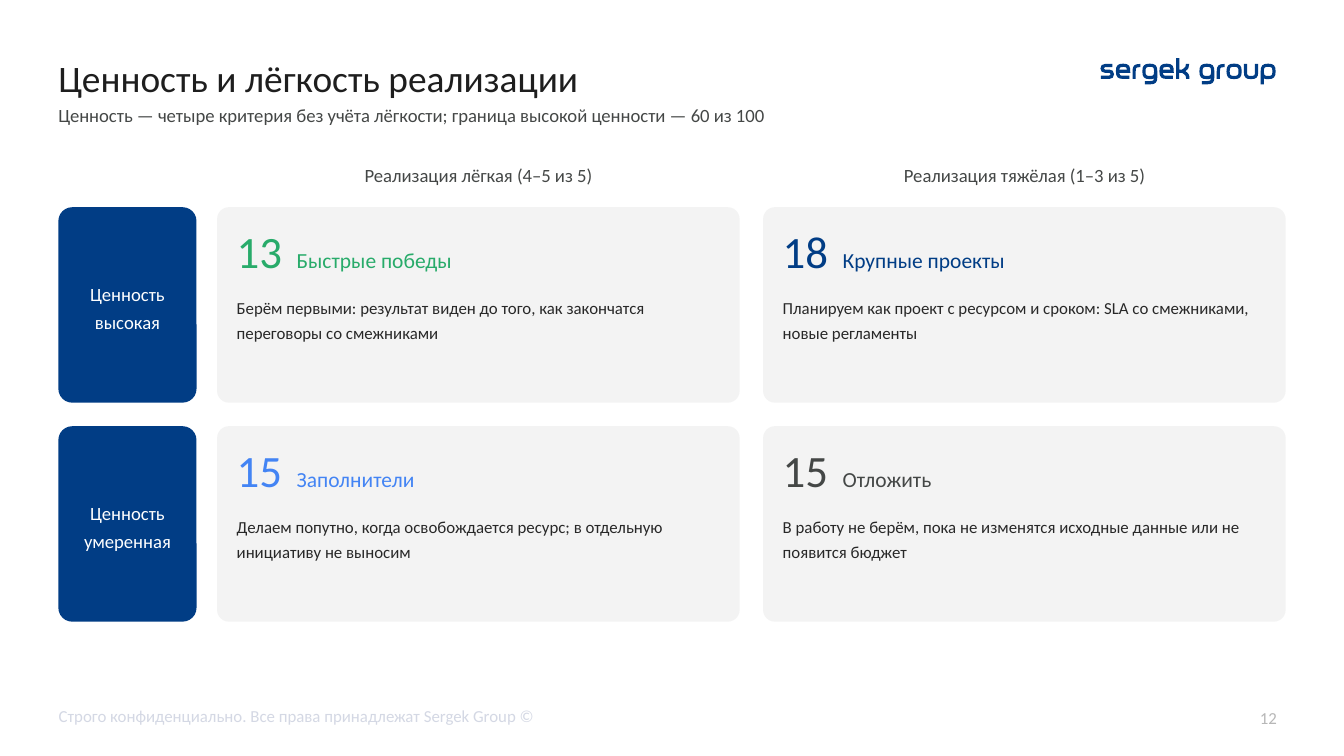
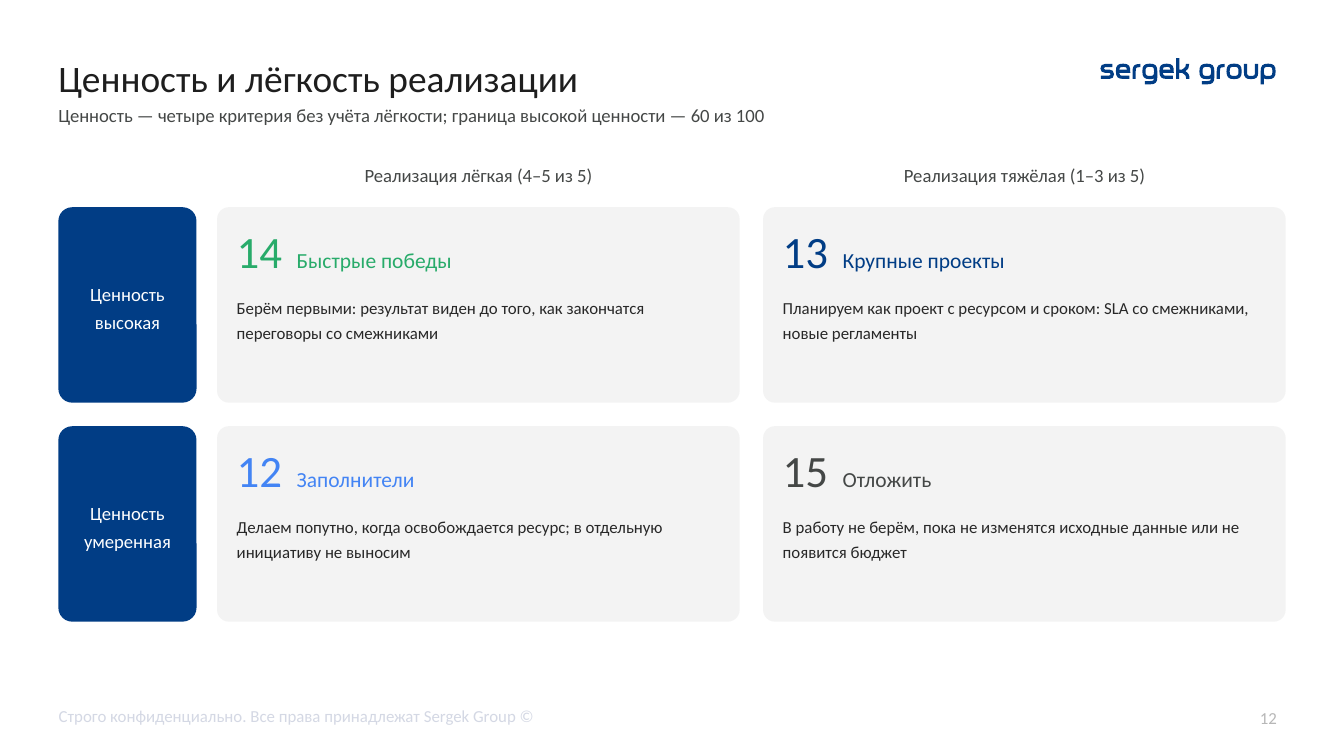
Before and after one commit to TemeshevProject/SG-DUP-Project, a slide deck: slide 12 of dup_project/02_Презентация/ДУП_Приоритеты_реинжиниринга_презентация.pptx. Drawn at 1344x756 pixels with LibreOffice and Linux fonts; fonts in the diff are those of the drawing. Boxes give left, top, right and bottom in pixels: in the first picture for what was removed or moved away, otherwise in the second. Text is boxed around its words. In the diff, an @@ line names an element or a change of style, - is before the commit and + after.

```diff
--- a/dup_project/02_Презентация/ДУП_Приоритеты_реинжиниринга_презентация.pptx
+++ b/dup_project/02_Презентация/ДУП_Приоритеты_реинжиниринга_презентация.pptx
@@ text in rounded rectangle at (237,239,452,272): text changed @@
-13 Быстрые победы
+14 Быстрые победы
@@ text in rounded rectangle at (783,239,1005,272): text changed @@
-18 Крупные проекты
+13 Крупные проекты
@@ text in rounded rectangle at (237,458,415,487): text changed @@
-15 Заполнители
+12 Заполнители
```
Also in this commit, not shown: 14 other slides changed, 2 other files.
